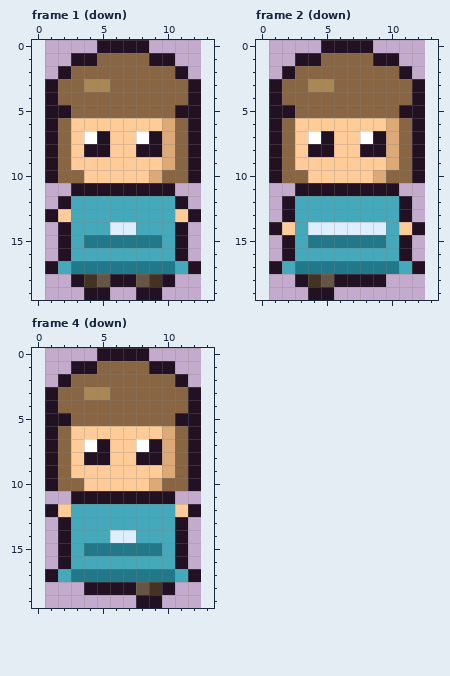
Edited in one commit: pixel-art file (games/picomon/art/villager.aseprite). This is how it looked before the edit.
12x20 pixels, 4 frames. Shown: frame 1 (down), frame 2 (down), frame 4 (down). The old version is drawn lined up with the new one, on the new canvas. The commit also changed other frames, which this record leaves out.
After the commit:
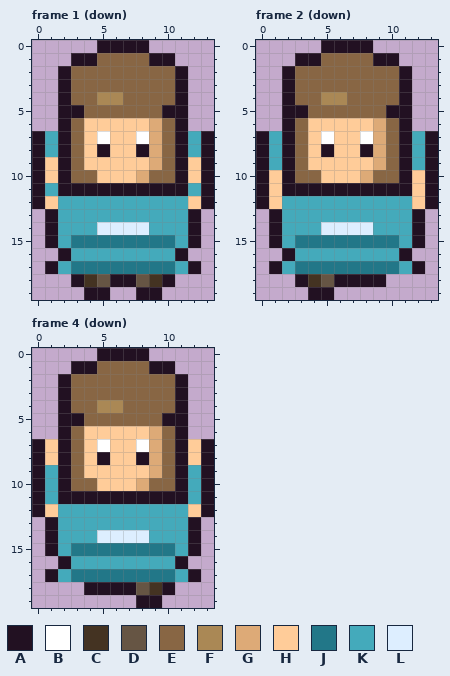
Palette (. is transparent): A #221122  B #ffffff  C #443322  D #665544  E #886644  F #aa8855  G #ddaa77  H #ffcc99  J #227788  K #44aabb  L #ddeeff
The exact change:
canvas 12x20 -> 14x20, the old top-left corner now at 1,0
--- frame 1 (down)
@@ x 0..13 @@
  2 ..AEEEEEEEEA..
- 3 .AEEFFEEEEEEA.
- 4 .AEEEEEEEEEEA.
- 5 .AAEEEEEEEEAA.
- 6 .AEHHHHHHHGEA.
- 7 .AEHBAHHBAGEA.
- 8 .AEHAAHHAAGEA.
- 9 .AEHHHHHHHGEA.
-10 .AEEHHHHHGEEA.
-11 ...AAAAAAAA...
-12 ..AKKKKKKKKA..
-13 .AHKKKKKKKKHA.
-14 ..AKKKLLKKKA..
-15 ..AKJJJJJJKA..
+ 3 ..AEEEEEEEEA..
+ 4 ..AEEFFEEEEA..
+ 5 ..AAEEEEEEAA..
+ 6 ..AEHHHHHGEA..
+ 7 AKAEHBHHBGEAKA
+ 8 AKAEHAHHAGEAKA
+ 9 AHAEHHHHHGEAHA
+10 AHAEEHHHGEEAHA
+11 AKAAAAAAAAAAKA
+12 AHKKKKKKKKKKHA
+13 .AKKKKKKKKKKA.
+14 .AKKKLLLLKKKA.
+15 .AKJJJJJJJJKA.
 16 ..AKKKKKKKKA..
--- frame 2 (down)
@@ x 0..13 @@
  2 ..AEEEEEEEEA..
- 3 .AEEFFEEEEEEA.
- 4 .AEEEEEEEEEEA.
- 5 .AAEEEEEEEEAA.
- 6 .AEHHHHHHHGEA.
- 7 .AEHBAHHBAGEA.
- 8 .AEHAAHHAAGEA.
- 9 .AEHHHHHHHGEA.
-10 .AEEHHHHHGEEA.
-11 ...AAAAAAAA...
-12 ..AKKKKKKKKA..
-13 ..AKKKKKKKKA..
-14 .AHKLLLLLLKHA.
-15 ..AKJJJJJJKA..
+ 3 ..AEEEEEEEEA..
+ 4 ..AEEFFEEEEA..
+ 5 ..AAEEEEEEAA..
+ 6 ..AEHHHHHGEA..
+ 7 AKAEHBHHBGEAKA
+ 8 AKAEHAHHAGEAKA
+ 9 AKAEHHHHHGEAKA
+10 AHAEEHHHGEEAHA
+11 AHAAAAAAAAAAHA
+12 AHKKKKKKKKKKHA
+13 .AKKKKKKKKKKA.
+14 .AKKKLLLLKKKA.
+15 .AKJJJJJJJJKA.
 16 ..AKKKKKKKKA..
--- frame 4 (down)
@@ x 0..13 @@
  2 ..AEEEEEEEEA..
- 3 .AEEFFEEEEEEA.
- 4 .AEEEEEEEEEEA.
- 5 .AAEEEEEEEEAA.
- 6 .AEHHHHHHHGEA.
- 7 .AEHBAHHBAGEA.
- 8 .AEHAAHHAAGEA.
- 9 .AEHHHHHHHGEA.
-10 .AEEHHHHHGEEA.
-11 ...AAAAAAAA...
-12 .AHKKKKKKKKHA.
-13 ..AKKKKKKKKA..
-14 ..AKKKLLKKKA..
-15 ..AKJJJJJJKA..
+ 3 ..AEEEEEEEEA..
+ 4 ..AEEFFEEEEA..
+ 5 ..AAEEEEEEAA..
+ 6 ..AEHHHHHGEA..
+ 7 AHAEHBHHBGEAHA
+ 8 AHAEHAHHAGEAHA
+ 9 AKAEHHHHHGEAKA
+10 AKAEEHHHGEEAKA
+11 AKAAAAAAAAAAKA
+12 AHKKKKKKKKKKHA
+13 .AKKKKKKKKKKA.
+14 .AKKKLLLLKKKA.
+15 .AKJJJJJJJJKA.
 16 ..AKKKKKKKKA..
Pixel boxes of the changes (left, top, right, bottom) in both pictures:
changed: (32, 79, 214, 248)
changed: (256, 79, 438, 248)
changed: (32, 387, 214, 556)
